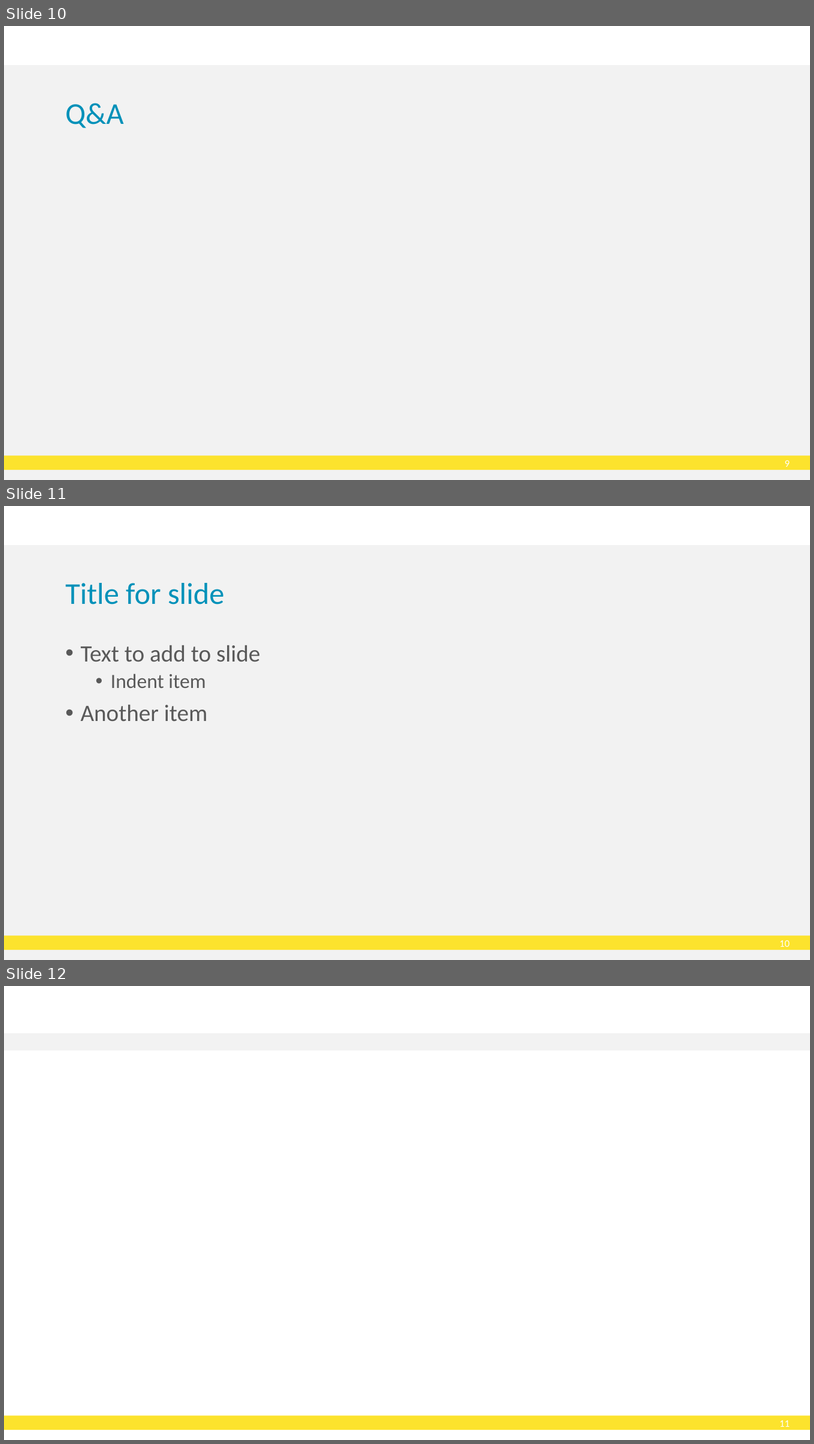
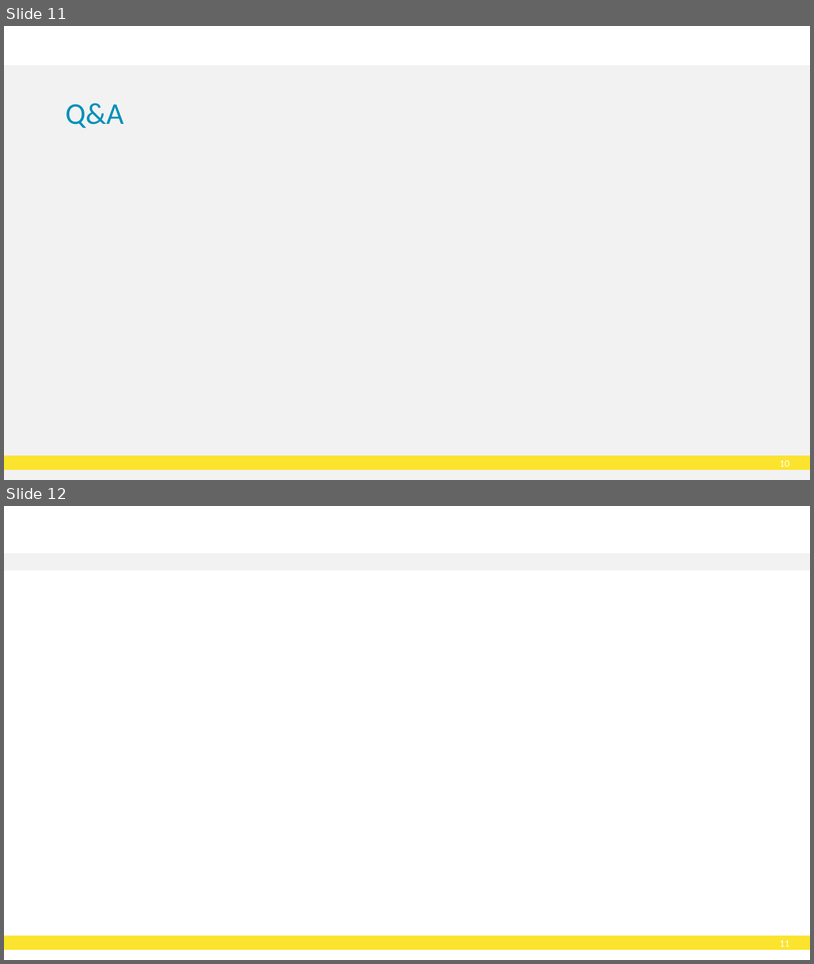
Before and after one commit to HL7Norway/best-practice, a slide deck: docs/presentasjoner/DD23_CT_230508_Thomas_Tveit_Rosenlund_FHIR-in-Norway.pptx. Shown one above the other, each under a label of ours: slides 10, 11 and 12 before the commit, slides 11 and 12 after it. The pictures are 814x1444 and 814x964 pixels, drawn with LibreOffice and Linux fonts; fonts in the diff are those of the drawing; background and template pictures are left out. Boxes give left, top, right and bottom in pixels: in the first picture for what was removed or moved away, otherwise in the second. Text is boxed around its words. In the diff, an @@ line names an element or a change of style, - is before the commit and + after.

```diff
--- a/docs/presentasjoner/DD23_CT_230508_Thomas_Tveit_Rosenlund_FHIR-in-Norway.pptx
+++ b/docs/presentasjoner/DD23_CT_230508_Thomas_Tveit_Rosenlund_FHIR-in-Norway.pptx
@@ slide 11 removed at <box>4,506,810,960</box>, background #FFFFFF; not listed: 3 template elements that a slide beside it also shows @@
@@ title removed at <box>65,583,224,604</box> @@
-Title for slide
@@ text removed at <box>81,645,260,721</box> @@
-• Text to add to slide
-  • Indent item
-• Another item
@@ what was slide 10 is now slide 11 @@
@@ page number at <box>780,460,790,466</box>: text changed @@
-9
+10
```
Also in this commit, not shown: 4 slides changed, 4 slides added, 1 other slide removed.
